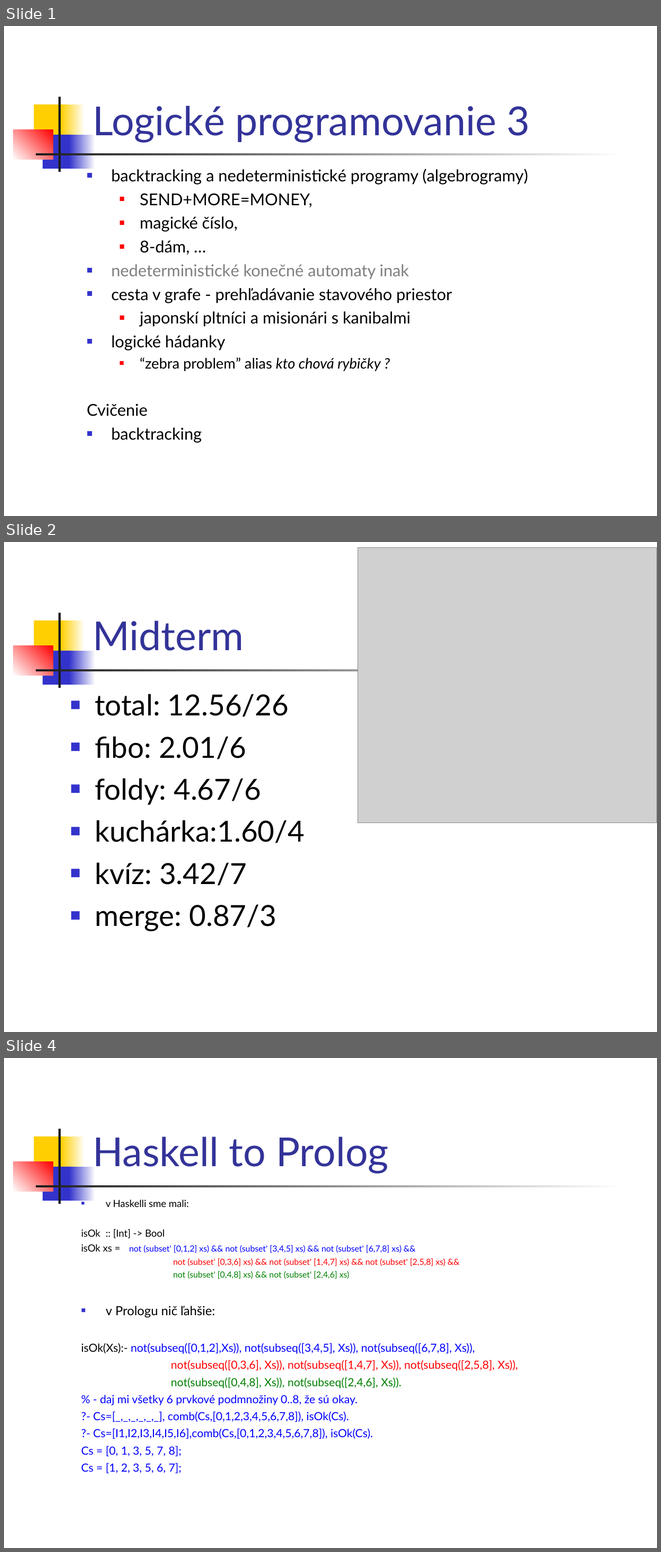
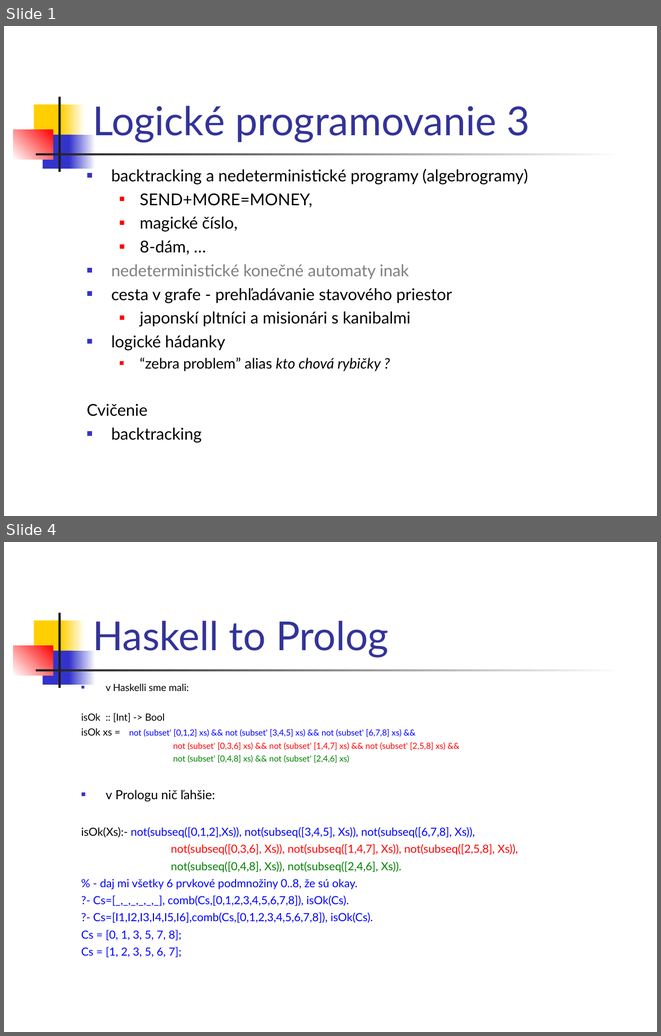
Before and after one commit to paradigmy/Prednasky, a slide deck: 12/logicke3.ppt. Shown one above the other, each under a label of ours: slides 1, 2 and 4 before the commit, slides 1 and 4 after it; the slides between them are not shown. The pictures are 661x1552 and 661x1036 pixels, drawn with LibreOffice and Linux fonts; fonts in the diff are those of the drawing; grey boxes stand for pictures. Boxes give left, top, right and bottom in pixels: in the first picture for what was removed or moved away, otherwise in the second. Text is boxed around its words. In the diff, an @@ line names an element or a change of style, - is before the commit and + after.

```diff
--- a/12/logicke3.ppt
+++ b/12/logicke3.ppt
@@ slide 2 removed at [4,542,657,1032], background #FFFFFF; not listed: 7 template elements that a slide beside it also shows @@
@@ picture removed at [358,547,657,822] @@
@@ title removed at [93,620,244,651] @@
-Midterm
@@ text removed at [95,694,305,931] @@
-■ total: 12.56/26
-■ fibo: 2.01/6
-■ foldy: 4.67/6
-■ kuchárka:1.60/4
-■ kvíz: 3.42/7
-■ merge: 0.87/3
```
Also in this commit, not shown: 3 slides changed, 1 slide added, 2 other files.
